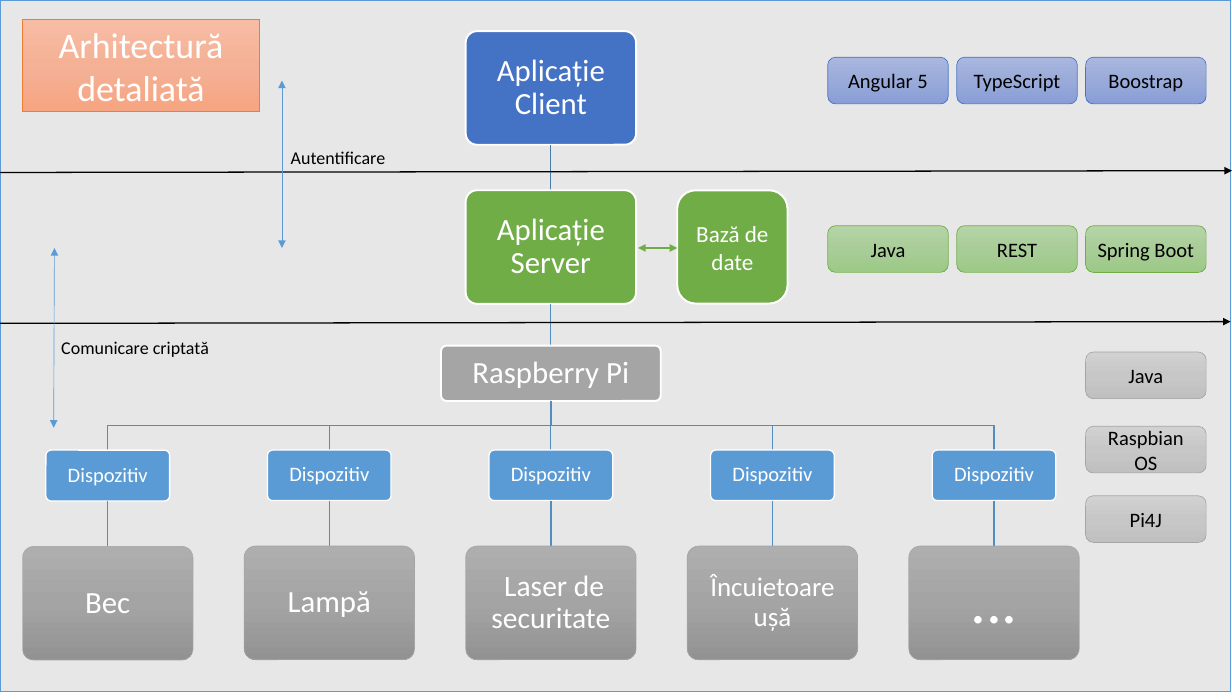
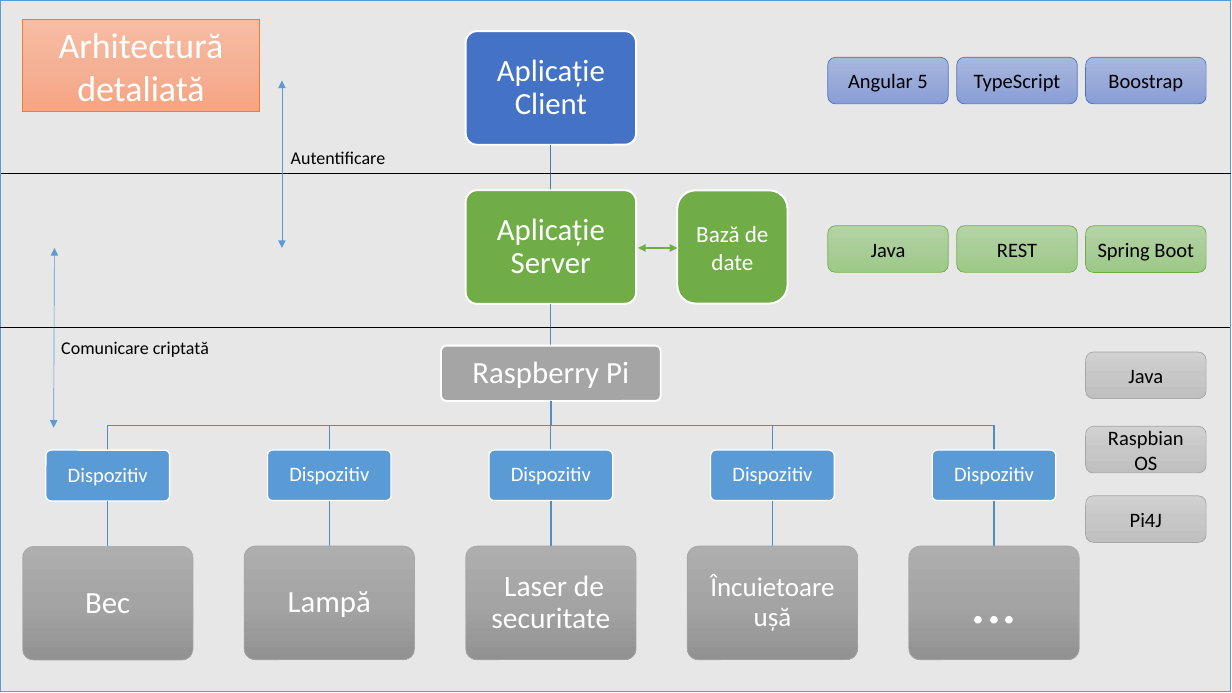
Before and after one commit to turcunicusor/Licenta, a slide deck: slide 2 of Documentation/Figures/Șablon.pptx. Drawn at 1232x693 pixels with LibreOffice and Linux fonts; fonts in the diff are those of the drawing. Boxes give left, top, right and bottom in pixels: in the first picture for what was removed or moved away, otherwise in the second. Text is boxed around its words. In the diff, an @@ line names an element or a change of style, - is before the commit and + after.

```diff
--- a/Documentation/Figures/Șablon.pptx
+++ b/Documentation/Figures/Șablon.pptx
@@ arrow (1, 173) - (1231, 173): arrow to line; stroke #000000 1 pt to #000000 0.5 pt @@
@@ arrow moved from (0, 323) - (1231, 322) to (0, 327) - (1230, 327) @@
@@ arrow (0, 327) - (1230, 327): arrow to line; stroke #000000 1 pt to #000000 0.5 pt @@
```
Also in this commit, not shown: 4 other files.
